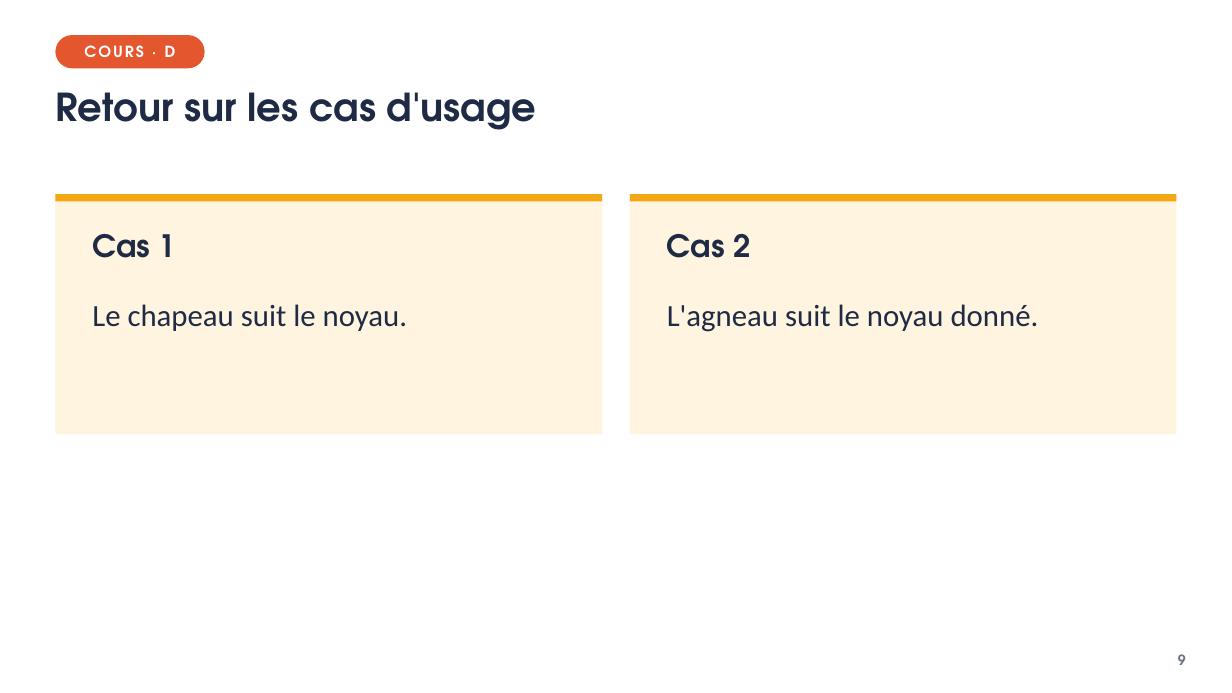
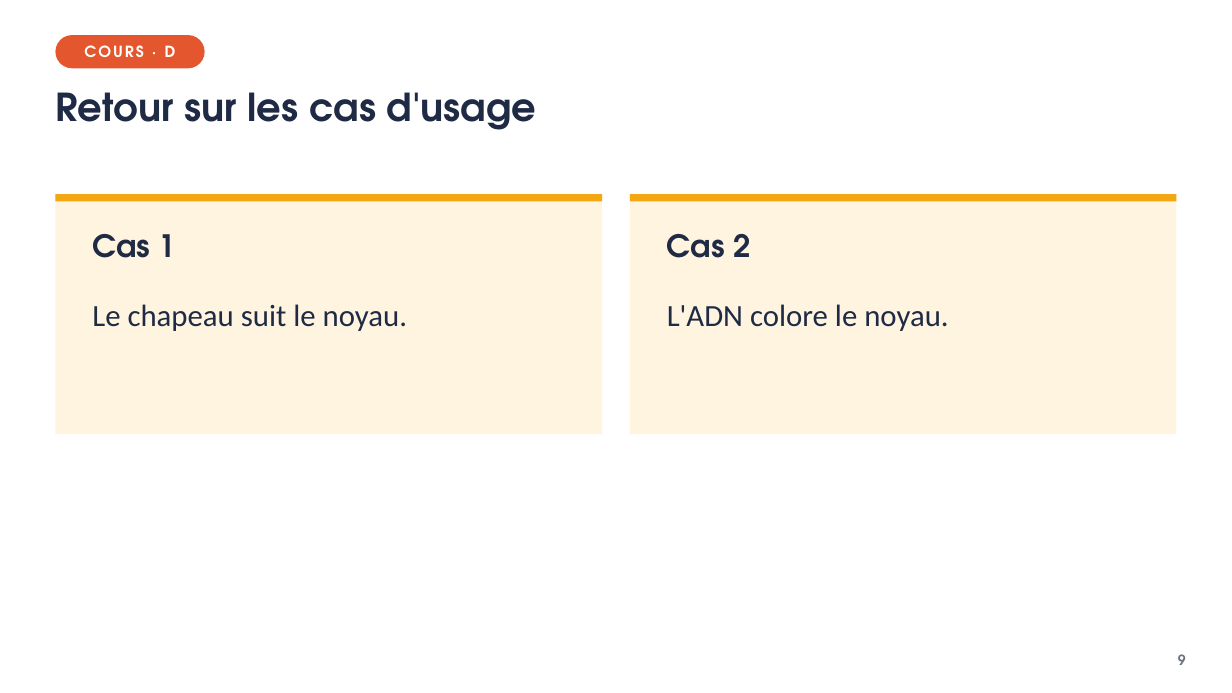
Before and after one commit to VinceIXIV/SVT-cour, a slide deck: slide 9 of cours/3e/S02-la-cellule-et-son-noyau-ou-se-trouve-l-information-genetique/3e-S02-diaporama.pptx. Drawn at 1232x693 pixels with LibreOffice and Linux fonts; fonts in the diff are those of the drawing. Boxes give left, top, right and bottom in pixels: in the first picture for what was removed or moved away, otherwise in the second. Text is boxed around its words. In the diff, an @@ line names an element or a change of style, - is before the commit and + after.

```diff
--- a/cours/3e/S02-la-cellule-et-son-noyau-ou-se-trouve-l-information-genetique/3e-S02-diaporama.pptx
+++ b/cours/3e/S02-la-cellule-et-son-noyau-ou-se-trouve-l-information-genetique/3e-S02-diaporama.pptx
@@ text at <box>667,304,948,331</box>: text changed @@
-L'agneau suit le noyau donné.
+L'ADN colore le noyau.
```
Also in this commit, not shown: 2 other slides changed, 2 slides added, 2 slides removed, 8 other files.
